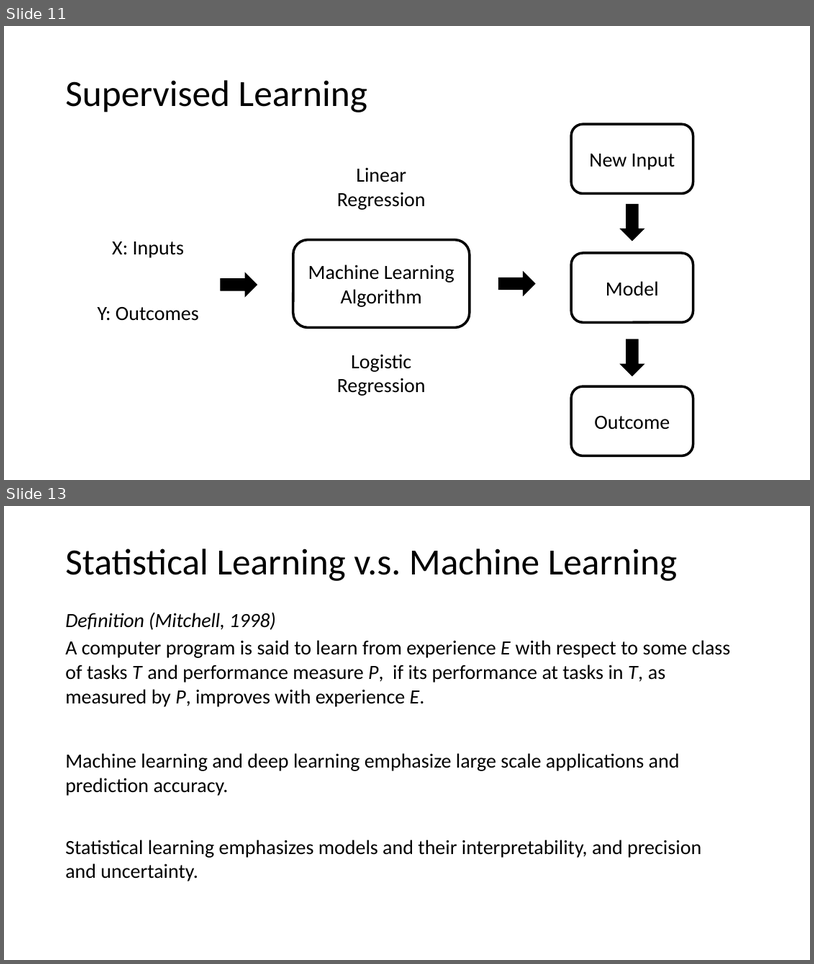
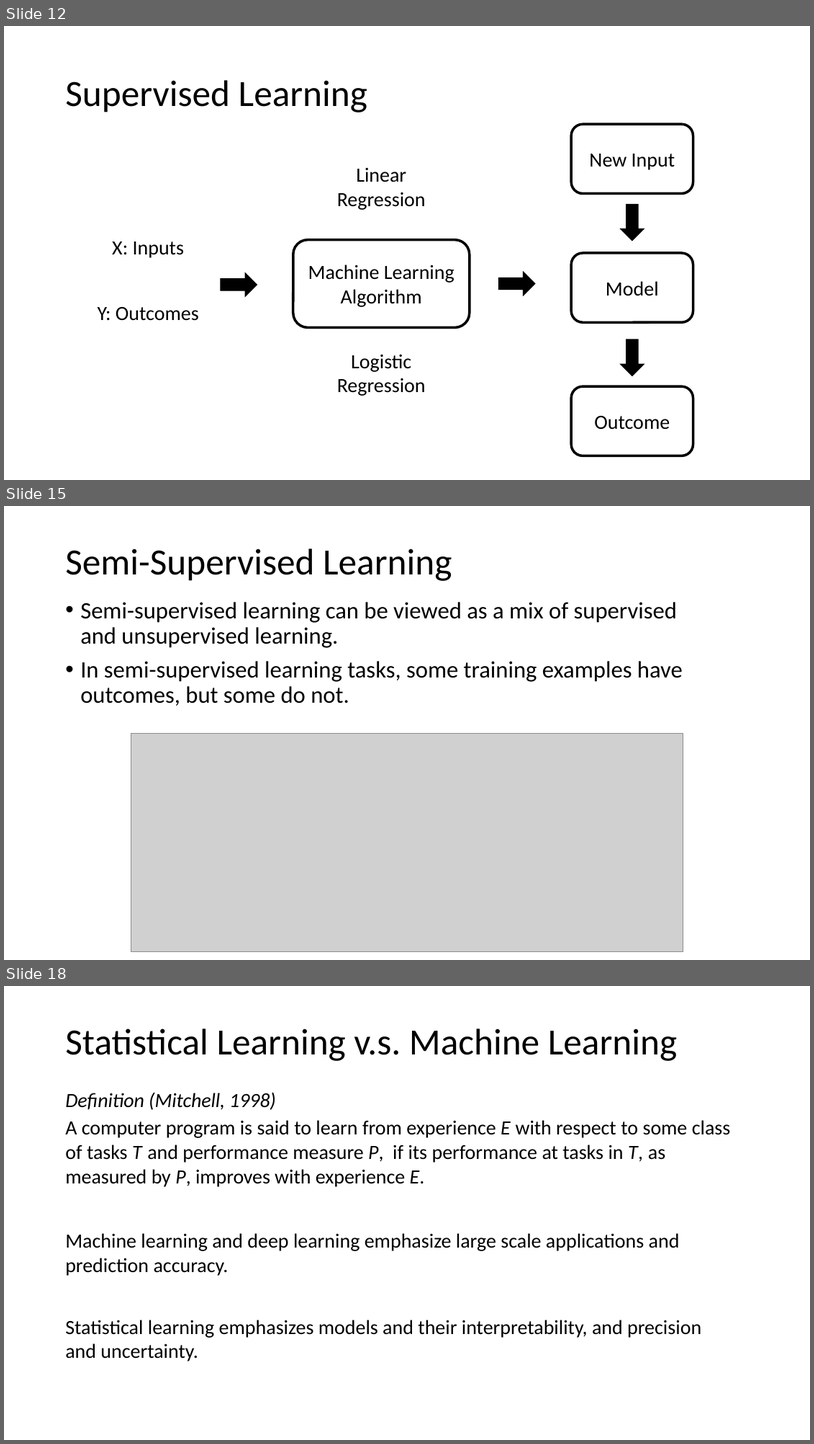
Before and after one commit to tianzheng4/tianzheng4.github.io, a slide deck: _umkc-teaching/slides/Lecture1 - Introduction.pptx. Shown one above the other, each under a label of ours: slides 11 and 13 before the commit, slides 12, 15 and 18 after it; the slides between them are not shown. The pictures are 814x964 and 814x1444 pixels, drawn with LibreOffice and Linux fonts; fonts in the diff are those of the drawing; grey boxes stand for pictures. Boxes give left, top, right and bottom in pixels: in the first picture for what was removed or moved away, otherwise in the second. Text is boxed around its words. In the diff, an @@ line names an element or a change of style, - is before the commit and + after.

```diff
--- a/_umkc-teaching/slides/Lecture1 - Introduction.pptx
+++ b/_umkc-teaching/slides/Lecture1 - Introduction.pptx
@@ slide 15 added at (4,506,810,960), background #FFFFFF @@
@@ title added at (65,548,452,581), 44 pt, text #000000 @@
+Semi-Supervised Learning
@@ text added at (80,602,683,705), 28 pt, text #000000 @@
+• Semi-supervised learning can be viewed as a mix of supervised and unsupervised learning.
+• In semi-supervised learning tasks, some training examples have outcomes, but some do not.
@@ picture added at (131,733,684,951) @@
@@ what was slide 11 is now slide 12 @@
@@ what was slide 13 is now slide 18 @@
```
Also in this commit, not shown: 2 slides changed, 6 other slides added, 1 slide removed.
